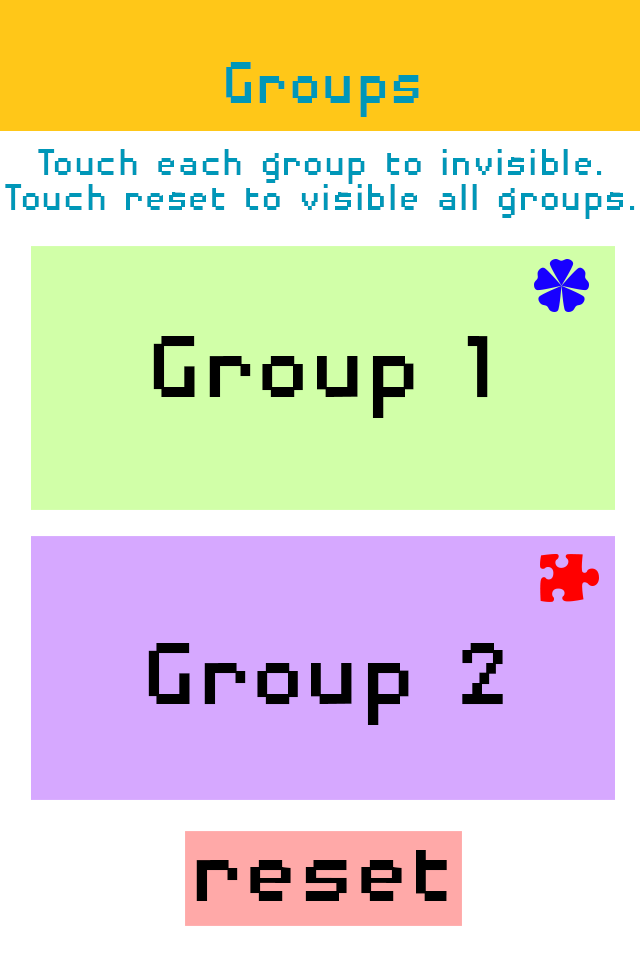
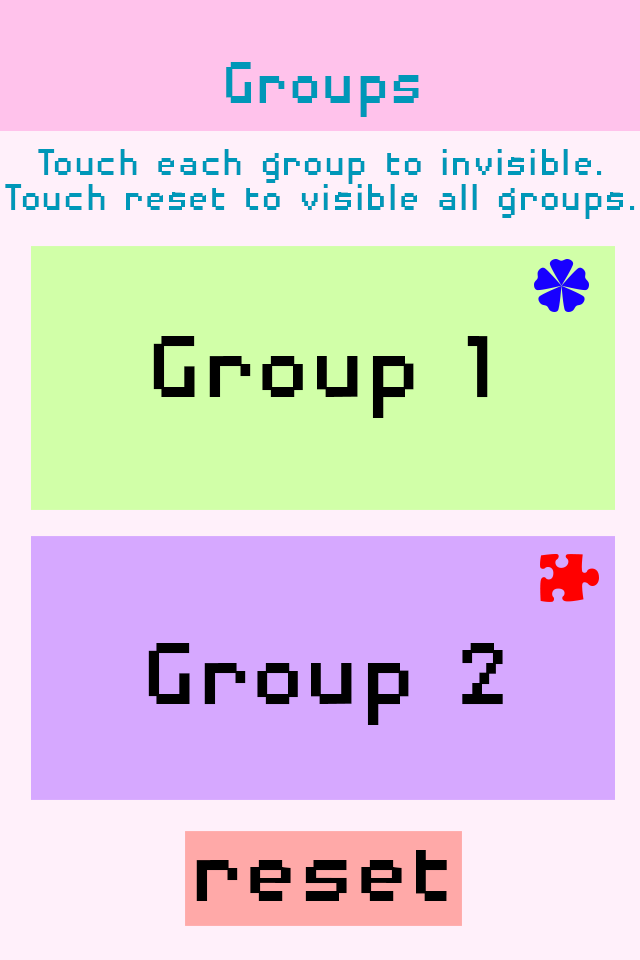
Revision of a layered 640x960 image; what changed, layer by layer:
painted on "Layer 2" over (0, 0, 640, 131)
painted on "Layer 1" over (0, 0, 640, 960)
